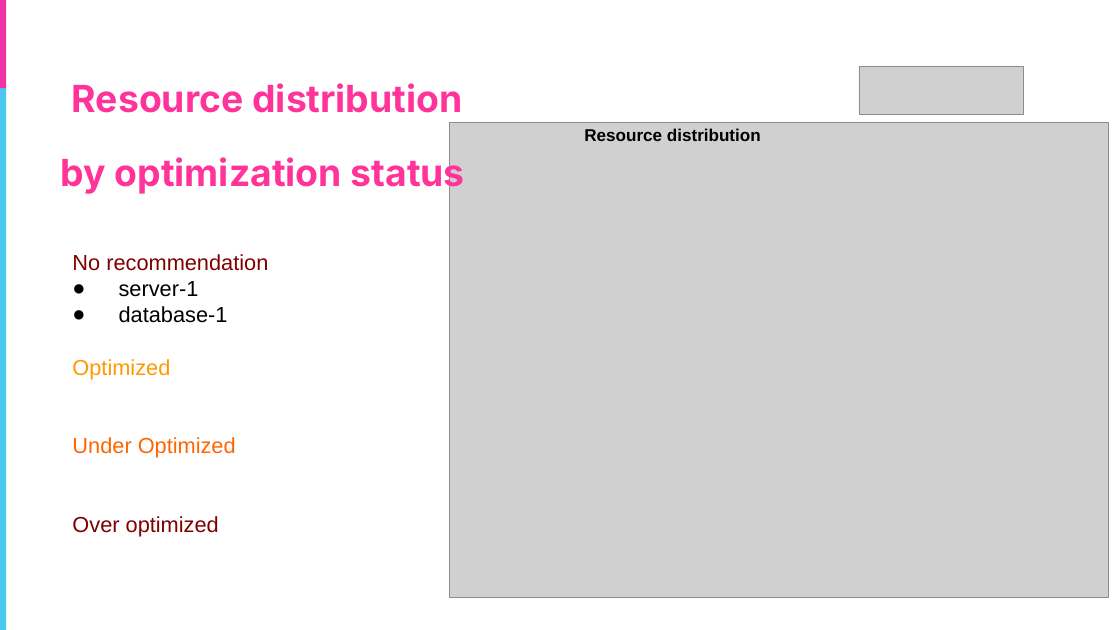
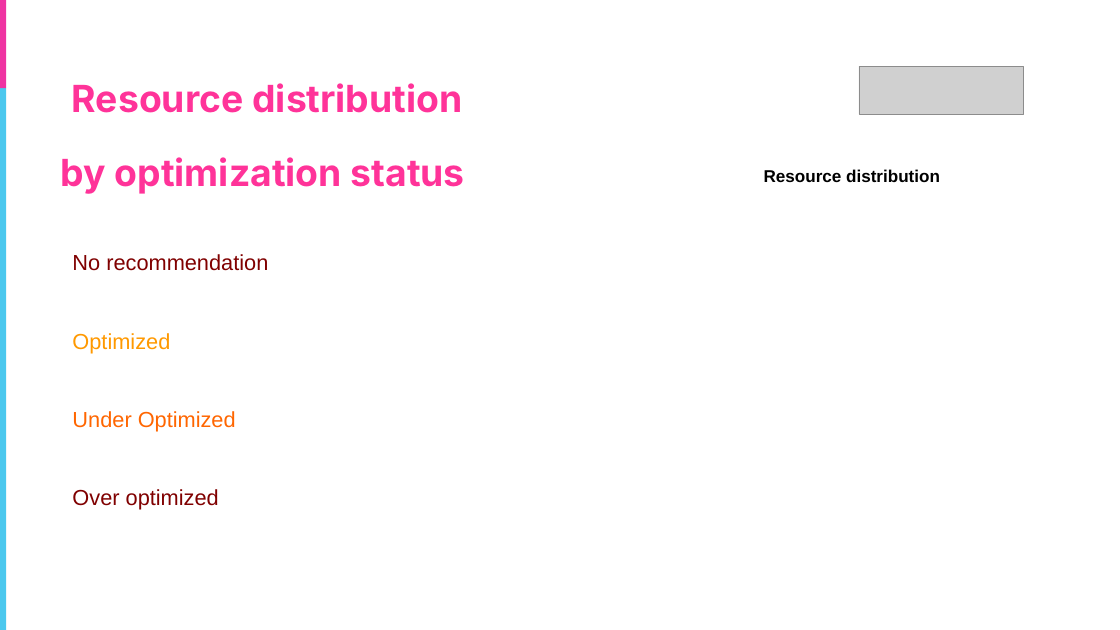
Before and after one commit to grootisgroot29/aws_report_generator, a slide deck: slide 9 of Report1.pptx. Drawn at 1120x630 pixels with LibreOffice and Linux fonts; fonts in the diff are those of the drawing; grey boxes stand for pictures. Boxes give left, top, right and bottom in pixels: in the first picture for what was removed or moved away, otherwise in the second. Text is boxed around its words. In the diff, an @@ line names an element or a change of style, - is before the commit and + after.

```diff
--- a/Report1.pptx
+++ b/Report1.pptx
@@ picture removed at bbox=[449, 122, 1108, 597] @@
@@ text "Resource distribution": place and size @@
-text "Resource distribution" at bbox=[584, 128, 761, 141]
+text "Resource distribution" at bbox=[764, 169, 940, 182]
@@ text at bbox=[119, 281, 228, 323]: paragraphs removed @@
-● server-1
-● database-1
```
Also in this commit, not shown: 2 other slides changed.
